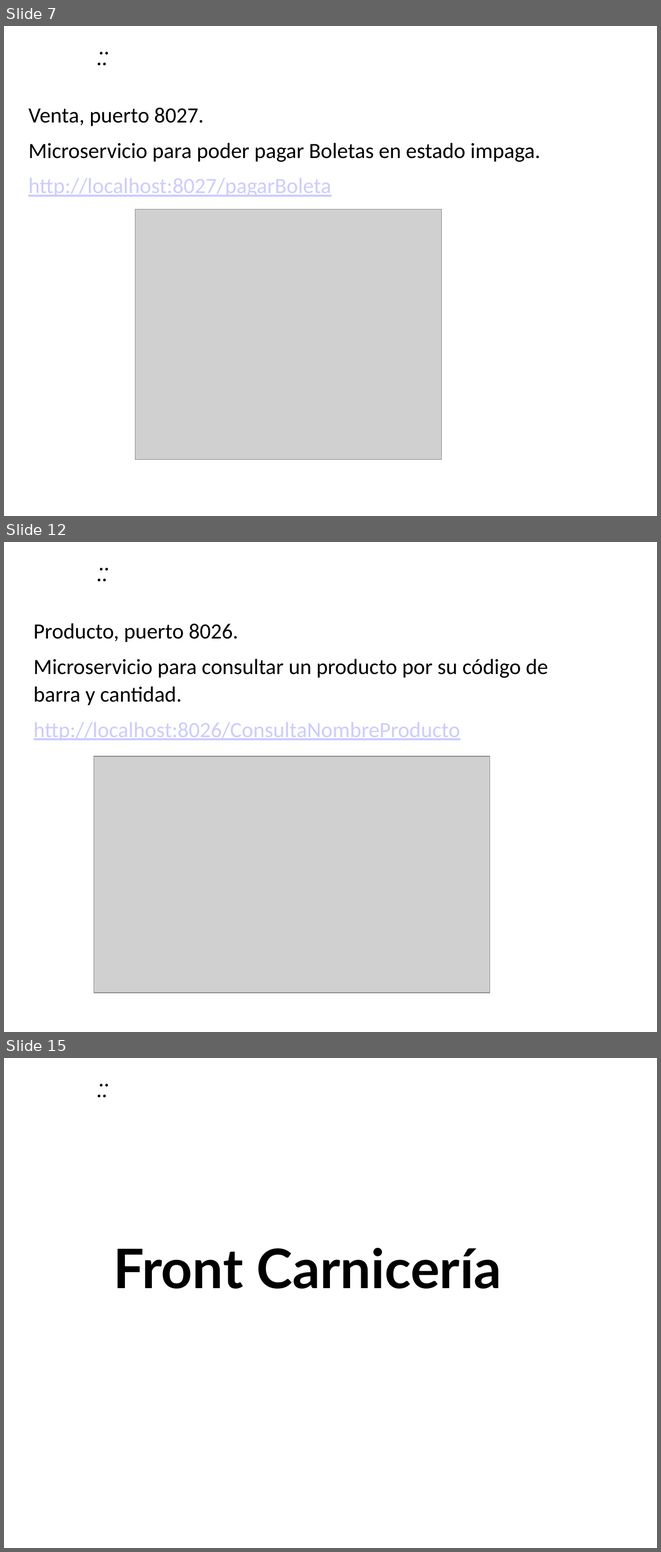
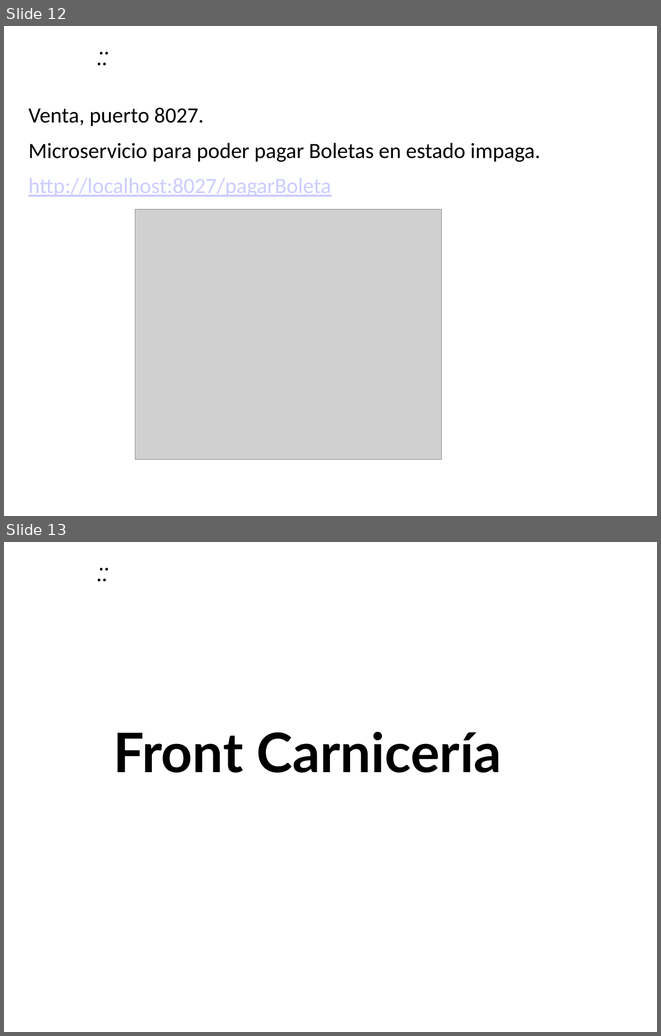
Before and after one commit to ManuelMarinRodriguez/TiaCarmen, a slide deck: Scripts y Documentación/Presentación Producto.pptx. Shown one above the other, each under a label of ours: slides 7, 12 and 15 before the commit, slides 12 and 13 after it; the slides between them are not shown. The pictures are 661x1552 and 661x1036 pixels, drawn with LibreOffice and Linux fonts; fonts in the diff are those of the drawing; grey boxes stand for pictures; background and template pictures are left out. Boxes give left, top, right and bottom in pixels: in the first picture for what was removed or moved away, otherwise in the second. Text is boxed around its words. In the diff, an @@ line names an element or a change of style, - is before the commit and + after.

```diff
--- a/Scripts y Documentación/Presentación Producto.pptx
+++ b/Scripts y Documentación/Presentación Producto.pptx
@@ slide 12 removed at [4, 542, 657, 1032], background picture (left out); not listed: 1 template element that a slide beside it also shows @@
@@ text removed at [34, 623, 548, 740] @@
-Producto, puerto 8026.
-Microservicio para consultar un producto por su código de barra y cantidad.
-http://localhost:8026/ConsultaNombreProducto
@@ picture removed at [94, 756, 490, 992] @@
@@ what was slide 7 is now slide 12 @@
@@ what was slide 15 is now slide 13 @@
```
Also in this commit, not shown: 1 slide changed, 6 slides added, 6 other slides removed.
